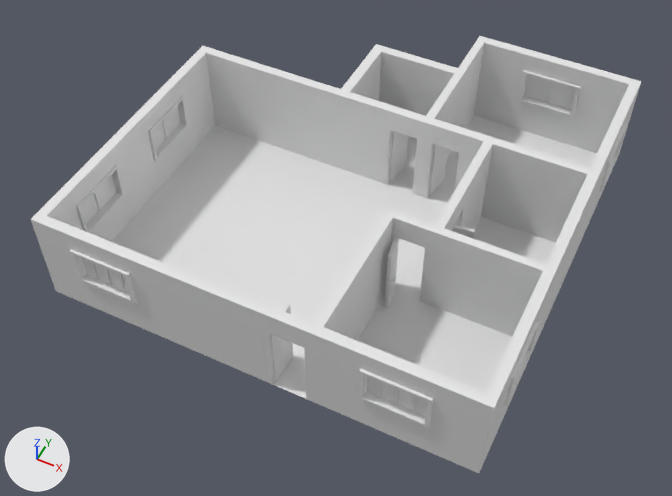
A saved change to the Blender file 01.blend.
Rendered twice from a 50 mm lens placed at (10.5, -21.5, 28.3), pointed at (-0.5, 0.6, 0.7). Every picture has the same lights, and +X, +Y and +Z are marked at lower left.

Names of what the first picture shows: 'Door', 'Door.001', 'House'.
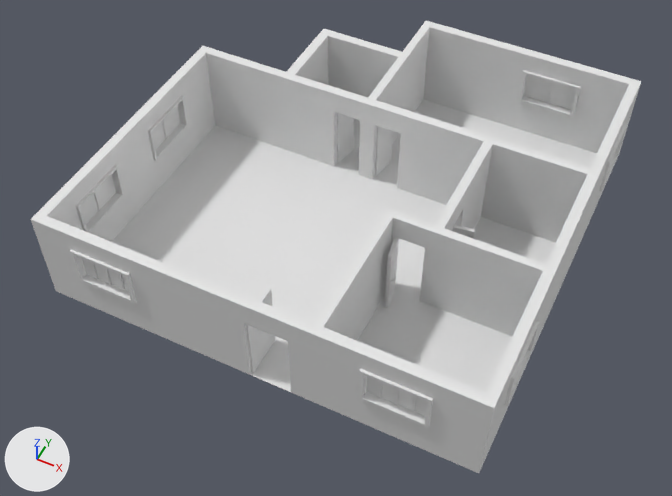
Location of each change, (x1, y1, x2, y2) in pixels of the pictures (672 x 496 px; the box of a moved part takes in the faces that stretch with it):
'House', reshaped
    before: (31, 36, 641, 473)
    after: (31, 21, 641, 473)
part 1 of me_plane, moved or reshaped
    before: (40, 36, 632, 400)
    after: (40, 21, 632, 400)

Patch to the scene script:
```diff
--- a/01.blend.py
+++ b/01.blend.py
@@ me_plane @@
 # used by ob_house; location = (0.0, -5.84, 0.0)
-me_plane.from_pydata(...)  # 1474 vertices, 1253 faces, 1 loose edge; spans x -9.4..8.2, y -0.2..17.3, z 0.4..4.4
+me_plane.from_pydata(...)  # 1466 vertices, 1253 faces, 1 loose edge; spans x -9.4..8.2, y -0.2..17.3, z 0.4..4.4
+# me_plane part 1
+# 12 vertices are removed from x -2.2..0.1, y -0.1..0.3, z 0.4..4.4
+# 11 faces are deleted
+# 126 vertices in x -2.7..2.8, y 10.9..17.2, z 0.4..4.4 move by (-2.5, 0.0, 0.0)
+# 12 vertices in x 0.3, y -0.1..0.3, z 0.4..3.5 move by (-1.0, 0.0, 0.0)
+# 12 vertices in x 1.6, y -0.1..0.3, z 0.4..3.5 move by (-0.6, 0.0, 0.0)
+# 4 vertices in x 0.1, y -0.1..0.3, z 2.0..3.6 move by (-0.9, 0.0, 0.0)
+# 4 vertices are added at (-0.8, 0.3, 4.4), (-0.8, -0.1, 4.4), (-0.8, 0.3, 0.4), (-0.8, -0.1, 0.4)
+# 11 new faces join them
```
